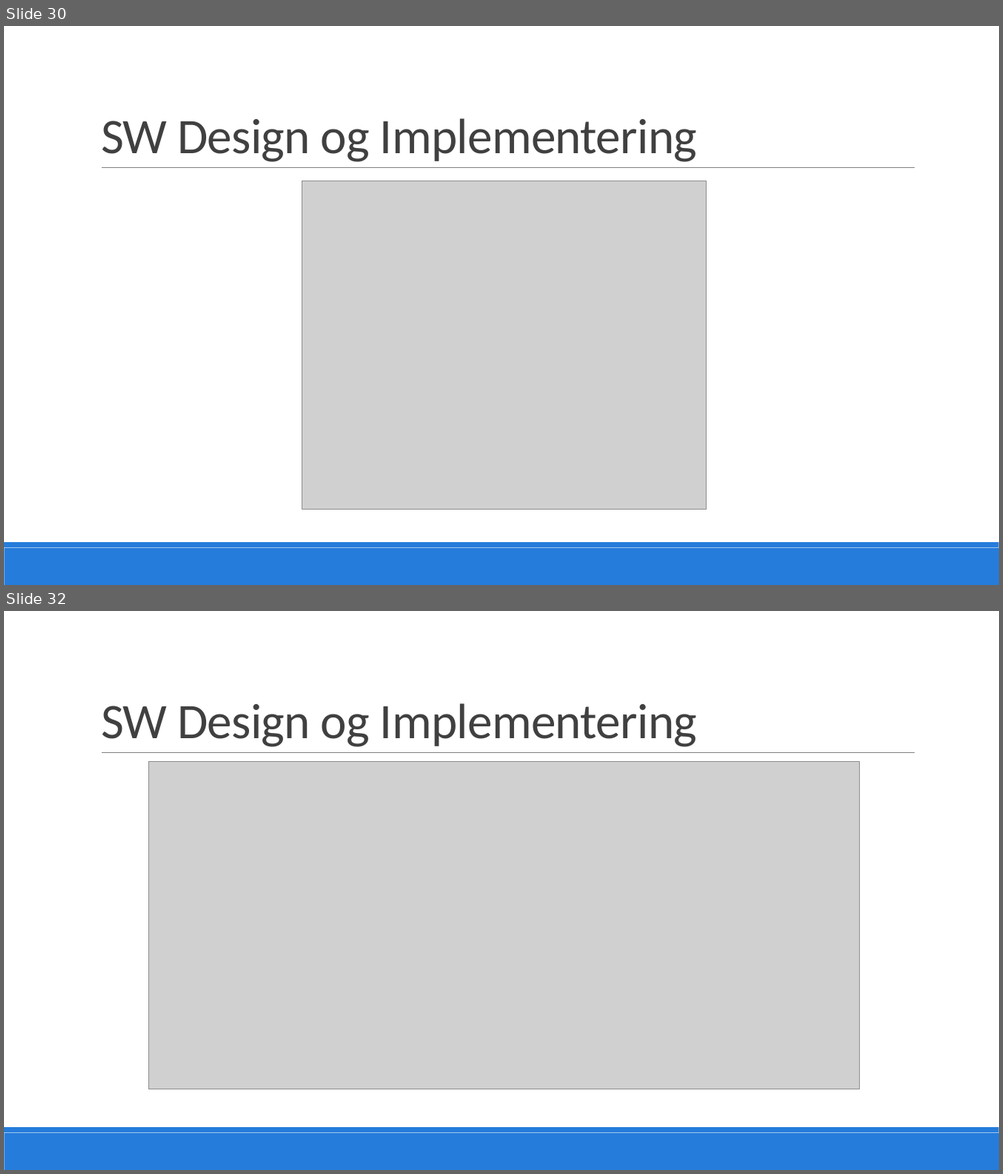
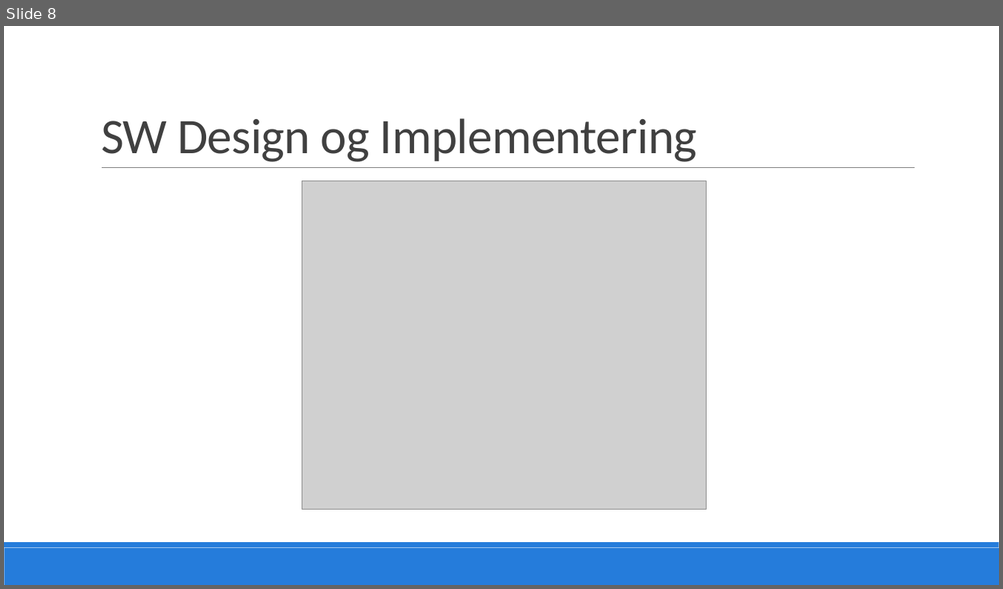
Before and after one commit to PRJ2GR15/Rapport, a slide deck: Fremlæggelse/Fremlæggelse slides opdateres Stefan.pptm. Shown one above the other, each under a label of ours: slides 30 and 32 before the commit, slide 8 after it; the slides between them are not shown. The pictures are 1003x1174 and 1003x589 pixels, drawn with LibreOffice and Linux fonts; fonts in the diff are those of the drawing; grey boxes stand for pictures. Boxes give left, top, right and bottom in pixels: in the first picture for what was removed or moved away, otherwise in the second. Text is boxed around its words. In the diff, an @@ line names an element or a change of style, - is before the commit and + after.

```diff
--- a/Fremlæggelse/Fremlæggelse slides opdateres Stefan.pptm
+++ b/Fremlæggelse/Fremlæggelse slides opdateres Stefan.pptm
@@ slide 32 removed at [4,611,999,1170], background #FFFFFF; not listed: 3 template elements that a slide beside it also shows @@
@@ title removed at [101,703,697,747] @@
-SW Design og Implementering
@@ picture removed at [149,762,859,1090] @@
@@ what was slide 30 is now slide 8 @@
```
Also in this commit, not shown: 28 other slides removed.
